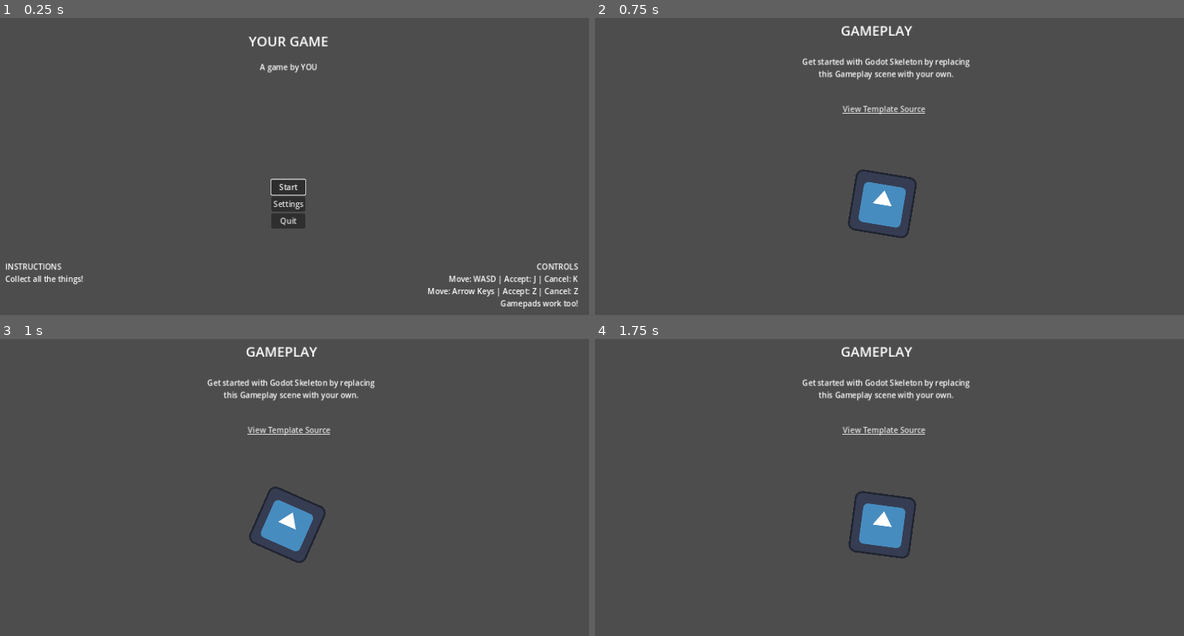
Above: before the commit, frames 1-4 (two rows, left to right).
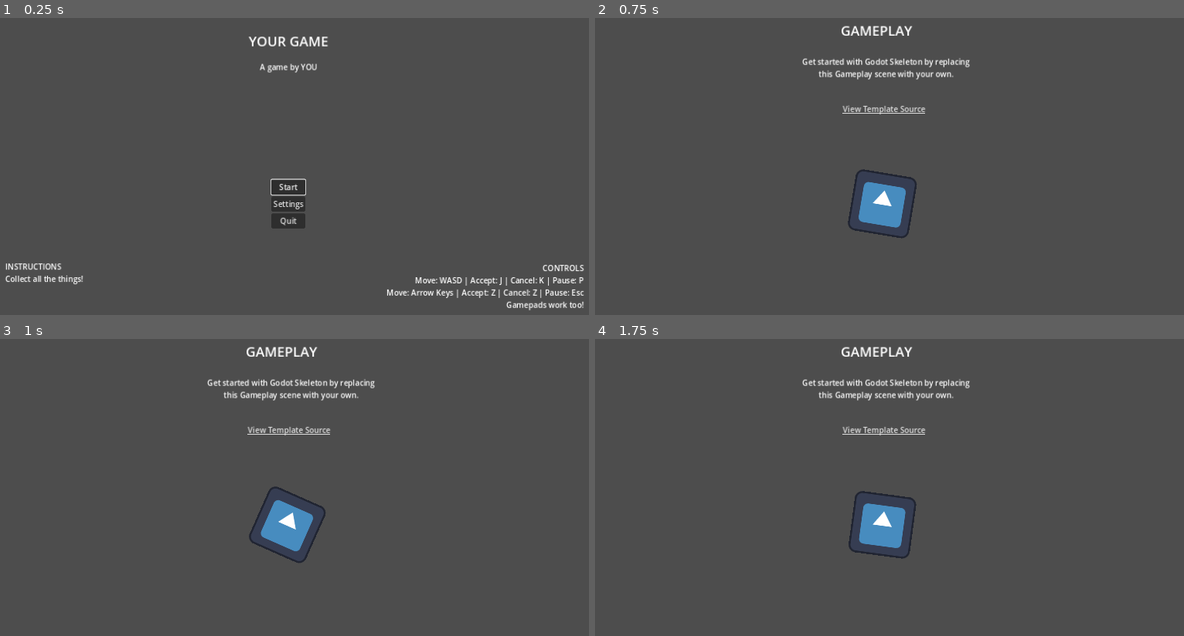
Above: after the commit, the same moments.

Repository: brettchalupa/godot_skeleton
Game: Godot game, scene res://main_menu/main_menu.tscn
The game is run twice, just before and just after one commit, with the same random seed, the same clock (stepped at 60 frames per second) and the same inputs. The engine's default icon, where the game draws it, is replaced by a stand-in: a white triangle on a blue panel in a dark square.
Inputs:
- Up to frame 1 (0.25 s): no input
- Up to frame 2 (0.75 s): click "Start" at 0.5 s
- Up to frame 3 (1 s): no input
- Up to frame 4 (1.75 s): tap Enter (ui_accept) at 1.25, 1.52 s

The runs differ from the first frame. In frame 1, 1.3% of the frame differs, in the area x 65-100%, y 82-99%; in frame 2, nothing differs; in frame 3, nothing differs; in frame 4, nothing differs.

Commit message:
feat(paused): basic screen during gameplay
it'll have a menu eventually but at least now you can pause the game

Diff:
--- a/gameplay/gameplay.gd
+++ b/gameplay/gameplay.gd
@@ -5,3 +5,12 @@
 		get_tree().change_scene_to_file(Global.SCENE_MAIN_MENU)
 
 	$Icon.rotate(_delta)
+
+func _input(event):
+	if event.is_action_released("pause"):
+		call_deferred("_pause")
+
+func _pause():
+	print_debug("pause!")
+	$Paused.show()
+	get_tree().paused = true
--- a/gameplay/gameplay.tscn
+++ b/gameplay/gameplay.tscn
@@ -1,13 +1,13 @@
-[gd_scene load_steps=3 format=3 uid="uid://bdnyglk1i1cxl"]
+[gd_scene load_steps=4 format=3 uid="uid://bdnyglk1i1cxl"]
 
 [ext_resource type="Script" path="res://gameplay/gameplay.gd" id="1_thqv1"]
 [ext_resource type="Texture2D" uid="uid://bgprycbqd2tbx" path="res://assets/icon.svg" id="2_o7ako"]
+[ext_resource type="PackedScene" uid="uid://jadbqq0y2uot" path="res://paused/paused.tscn" id="3_w8wrl"]
 
 [node name="Gameplay" type="Node2D"]
 script = ExtResource("1_thqv1")
 
 [node name="Title" type="Label" parent="."]
-anchors_preset = -1
 offset_left = 552.0
 offset_top = 71.0
 offset_right = 701.0
@@ -45,3 +45,6 @@
 [node name="Icon" type="Sprite2D" parent="."]
 position = Vector2(638, 451)
 texture = ExtResource("2_o7ako")
+
+[node name="Paused" parent="." instance=ExtResource("3_w8wrl")]
+visible = false
--- a/main_menu/main_menu.tscn
+++ b/main_menu/main_menu.tscn
@@ -40,13 +40,13 @@
 
 [node name="Controls" type="Label" parent="."]
 layout_mode = 0
-offset_left = 928.0
-offset_top = 570.0
-offset_right = 1239.0
-offset_bottom = 674.0
+offset_left = 843.0
+offset_top = 573.0
+offset_right = 1251.0
+offset_bottom = 677.0
 text = "CONTROLS
-Move: WASD | Accept: J | Cancel: K
-Move: Arrow Keys | Accept: Z | Cancel: Z
+Move: WASD | Accept: J | Cancel: K | Pause: P
+Move: Arrow Keys | Accept: Z | Cancel: Z | Pause: Esc
 Gamepads work too!"
 horizontal_alignment = 2
 
--- /dev/null
+++ b/paused/paused.gd
@@ -0,0 +1,10 @@
+extends Control
+
+func _input(event):
+	if event.is_action_released("pause"):
+		call_deferred("_resume")
+
+func _resume():
+	print_debug("unpause")
+	hide()
+	get_parent().get_tree().paused = false
--- /dev/null
+++ b/paused/paused.tscn
@@ -0,0 +1,39 @@
+[gd_scene load_steps=2 format=3 uid="uid://jadbqq0y2uot"]
+
+[ext_resource type="Script" path="res://paused/paused.gd" id="1_n0tpy"]
+
+[node name="Paused" type="Control"]
+process_mode = 2
+layout_mode = 3
+anchors_preset = 15
+anchor_right = 1.0
+anchor_bottom = 1.0
+grow_horizontal = 2
+grow_vertical = 2
+script = ExtResource("1_n0tpy")
+
+[node name="ColorRect" type="ColorRect" parent="."]
+layout_mode = 0
+offset_left = -34.0
+offset_top = -24.0
+offset_right = 1317.0
+offset_bottom = 750.0
+color = Color(0.156863, 0.396078, 0.384314, 1)
+
+[node name="Label" type="Label" parent="."]
+layout_mode = 0
+offset_left = 556.0
+offset_top = 136.0
+offset_right = 654.0
+offset_bottom = 178.0
+theme_type_variation = &"HeaderLarge"
+text = "Paused"
+
+[node name="Instructions" type="Label" parent="."]
+layout_mode = 0
+offset_left = 480.0
+offset_top = 239.0
+offset_right = 737.0
+offset_bottom = 273.0
+text = "Press START, P, or ESC to resume."
+horizontal_alignment = 1
--- a/project.godot
+++ b/project.godot
@@ -70,6 +70,13 @@
 , Object(InputEventJoypadMotion,"resource_local_to_scene":false,"resource_name":"","device":-1,"axis":1,"axis_value":1.0,"script":null)
 ]
 }
+pause={
+"deadzone": 0.5,
+"events": [Object(InputEventKey,"resource_local_to_scene":false,"resource_name":"","device":-1,"window_id":0,"alt_pressed":false,"shift_pressed":false,"ctrl_pressed":false,"meta_pressed":false,"pressed":false,"keycode":0,"physical_keycode":80,"key_label":0,"unicode":112,"echo":false,"script":null)
+, Object(InputEventKey,"resource_local_to_scene":false,"resource_name":"","device":-1,"window_id":0,"alt_pressed":false,"shift_pressed":false,"ctrl_pressed":false,"meta_pressed":false,"pressed":false,"keycode":0,"physical_keycode":4194305,"key_label":0,"unicode":0,"echo":false,"script":null)
+, Object(InputEventJoypadButton,"resource_local_to_scene":false,"resource_name":"","device":-1,"button_index":6,"pressure":0.0,"pressed":false,"script":null)
+]
+}
 
 [rendering]
 
